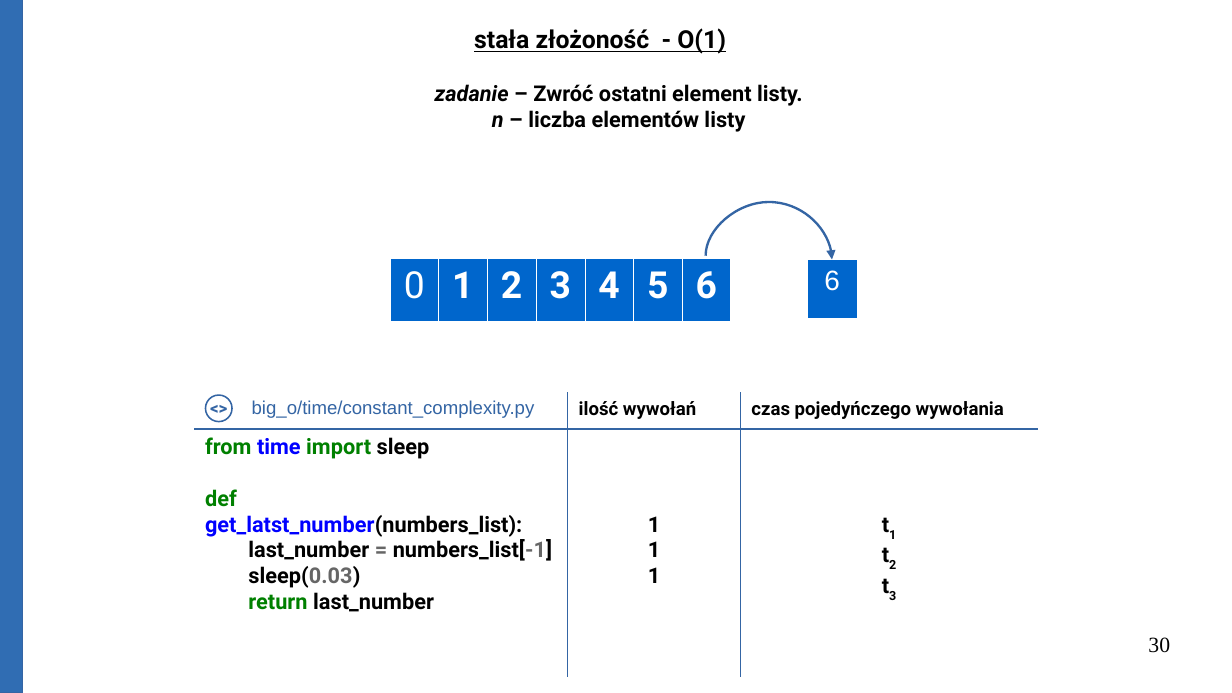
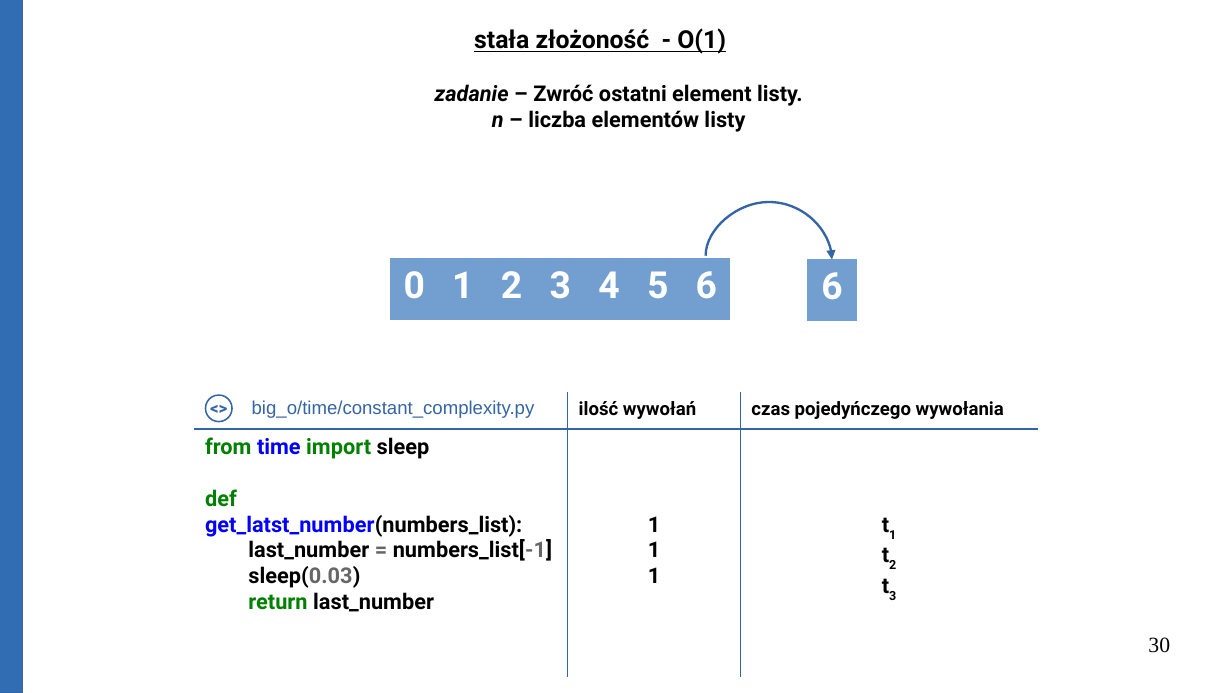
Before and after one commit to Michael-Wisniewski/algorithmic-workshop, a slide deck: slide 30 of gotowa.odp. Drawn at 1232x693 pixels with LibreOffice and Linux fonts; fonts in the diff are those of the drawing. Boxes give left, top, right and bottom in pixels: in the first picture for what was removed or moved away, otherwise in the second. Text is boxed around its words. In the diff, an @@ line names an element or a change of style, - is before the commit and + after.

```diff
--- a/gotowa.odp
+++ b/gotowa.odp
@@ table at box(390, 258, 733, 316) @@
@@ fill #0066CC to #729FCF in row 1 @@
@@ bold on in "0" @@
@@ borders changed @@
@@ table at box(807, 259, 856, 318) @@
@@ fill #0066CC to #729FCF in row 1, column 1 @@
@@ size 18 to 24 pt, font Arial to Roboto, bold on @@
@@ borders changed @@
```
Also in this commit, not shown: 12 other slides changed, 1 slide added, 1 other file.
